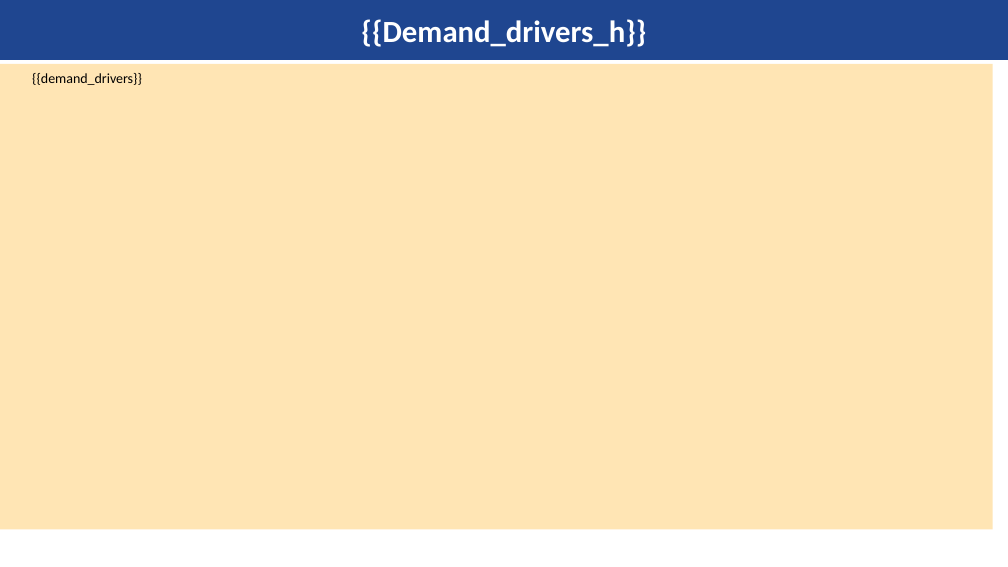
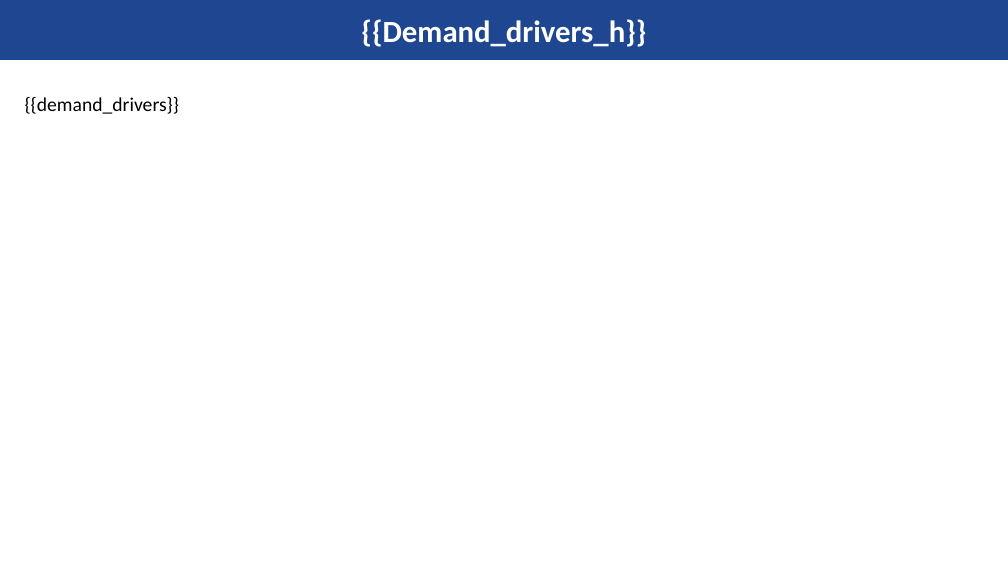
Before and after one commit to kishanyash/fluffy-lamp, a slide deck: slide 9 of master_template.pptx (slide 8 before the commit). Drawn at 1008x567 pixels with LibreOffice and Linux fonts; fonts in the diff are those of the drawing; background and template pictures are left out. Boxes give left, top, right and bottom in pixels: in the first picture for what was removed or moved away, otherwise in the second. Text is boxed around its words. In the diff, an @@ line names an element or a change of style, - is before the commit and + after.

```diff
--- a/master_template.pptx
+++ b/master_template.pptx
@@ text "{{demand_drivers}}": place and size @@
-text "{{demand_drivers}}" at (0, 64, 993, 529)
+text "{{demand_drivers}}" at (25, 97, 179, 114)
@@ text "{{demand_drivers}}" at (25, 97, 179, 114): size 10 to 14 pt; alignment justified to left; indent changed; vertical alignment middle to top; fill #FFE5B4 to none @@
```
Also in this commit, not shown: 10 other slides changed, 1 slide added.
